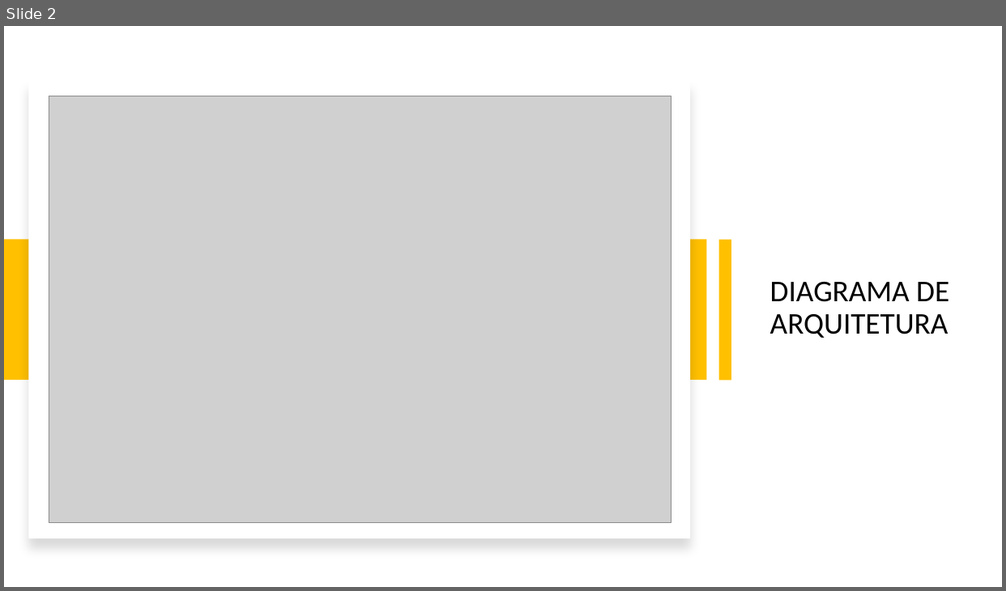
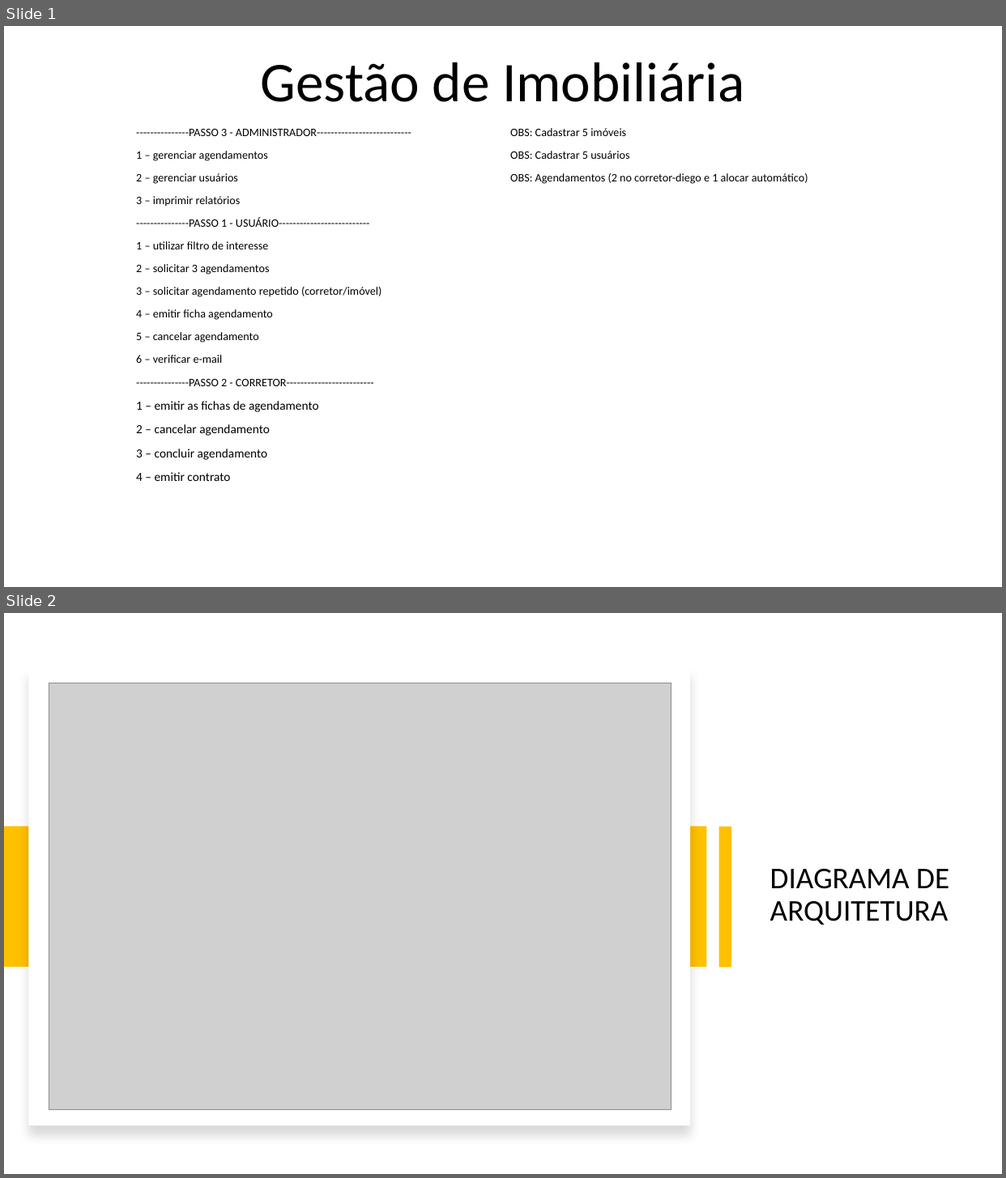
Before and after one commit to djesteves/PFC-Imobiliaria, a slide deck: Apresentacao/Apresentação banca.pptx. Shown one above the other, each under a label of ours: slide 2 before the commit, slides 1 and 2 after it. The pictures are 1006x591 and 1006x1178 pixels, drawn with LibreOffice and Linux fonts; fonts in the diff are those of the drawing; grey boxes stand for pictures. Boxes give left, top, right and bottom in pixels: in the first picture for what was removed or moved away, otherwise in the second. Text is boxed around its words. In the diff, an @@ line names an element or a change of style, - is before the commit and + after.

```diff
--- a/Apresentacao/Apresentação banca.pptx
+++ b/Apresentacao/Apresentação banca.pptx
@@ slide 1 added at box(4, 26, 1002, 587), background #FFFFFF @@
@@ title added at box(261, 62, 745, 102), 54 pt, text #000000 @@
+Gestão de Imobiliária
@@ subtitle added at box(136, 128, 808, 481), 11 pt, text #000000 @@
+---------------PASSO 3 - ADMINISTRADOR--------------------------- OBS: Cadastrar 5 imóveis
+1 – gerenciar agendamentos OBS: Cadastrar 5 usuários
+2 – gerenciar usuários OBS: Agendamentos (2 no corretor-diego e 1 alocar automático)
+3 – imprimir relatórios
+---------------PASSO 1 - USUÁRIO--------------------------
+1 – utilizar filtro de interesse
+2 – solicitar 3 agendamentos
+3 – solicitar agendamento repetido (corretor/imóvel)
+4 – emitir ficha agendamento
+5 – cancelar agendamento
+6 – verificar e-mail
+---------------PASSO 2 - CORRETOR-------------------------
+1 – emitir as fichas de agendamento
+2 – cancelar agendamento
+3 – concluir agendamento
+4 – emitir contrato
```
Also in this commit, not shown: 1 slide removed, 3 other files.
